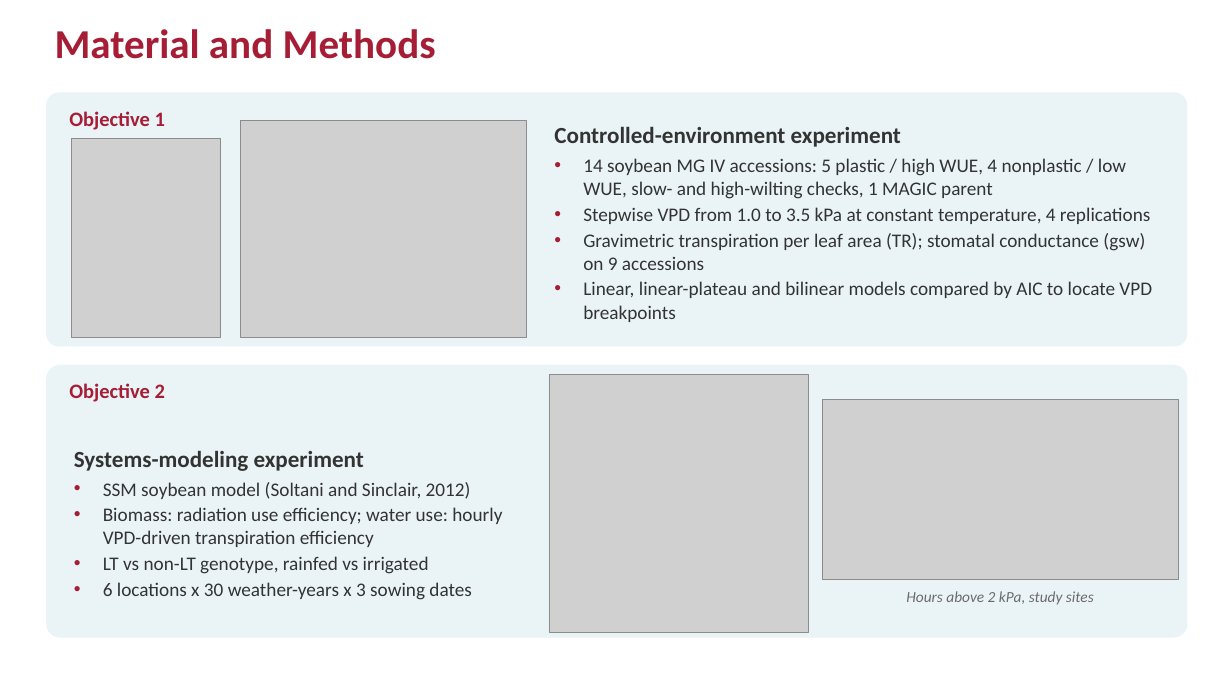
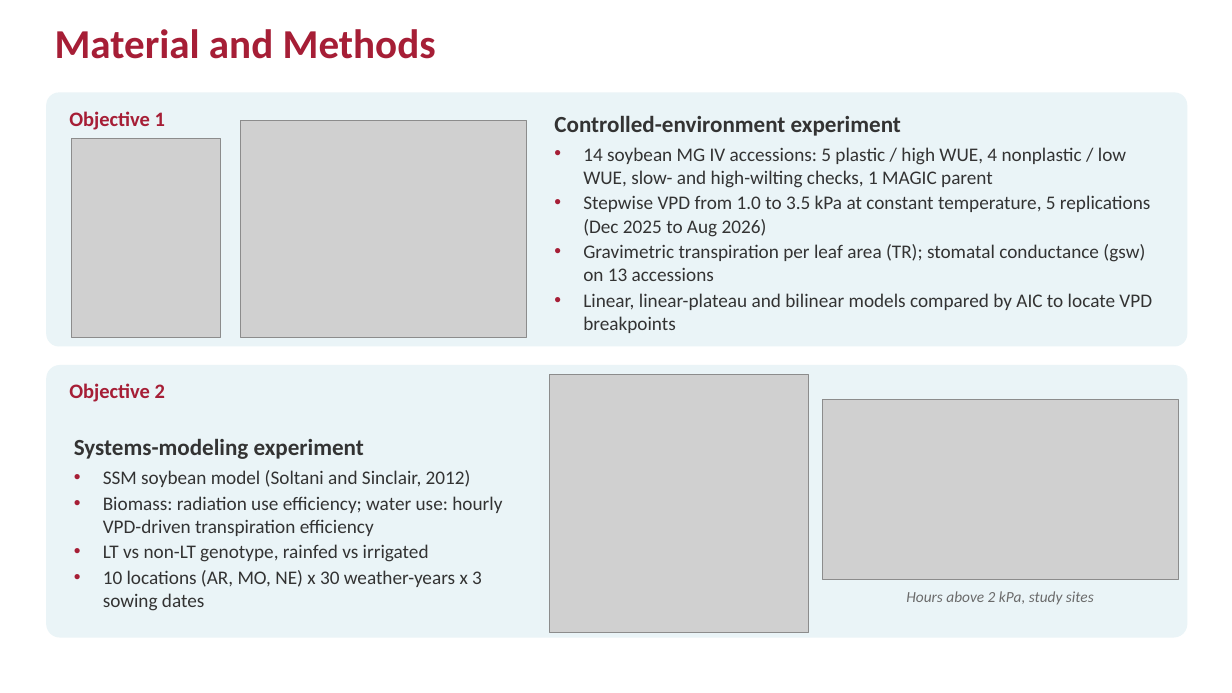
Before and after one commit to ElvisElli/LT-trait, a slide deck: slide 8 of ASA-2026-Elli-LT-trait.pptx. Drawn at 1232x693 pixels with LibreOffice and Linux fonts; fonts in the diff are those of the drawing; grey boxes stand for pictures. Boxes give left, top, right and bottom in pixels: in the first picture for what was removed or moved away, otherwise in the second. Text is boxed around its words. In the diff, an @@ line names an element or a change of style, - is before the commit and + after.

```diff
--- a/ASA-2026-Elli-LT-trait.pptx
+++ b/ASA-2026-Elli-LT-trait.pptx
@@ text at (583, 195, 1150, 281): text changed @@
-• Stepwise VPD from 1.0 to 3.5 kPa at constant temperature, 4 replications
-• Gravimetric transpiration per leaf area (TR); stomatal conductance (gsw) on 9 accessions
+• Stepwise VPD from 1.0 to 3.5 kPa at constant temperature, 5 replications (Dec 2025 to Aug 2026)
+• Gravimetric transpiration per leaf area (TR); stomatal conductance (gsw) on 13 accessions
@@ text at (103, 570, 482, 611): text changed @@
-• 6 locations x 30 weather-years x 3 sowing dates
+• 10 locations (AR, MO, NE) x 30 weather-years x 3 sowing dates
```
Also in this commit, not shown: 9 other slides changed, 18 other files.
